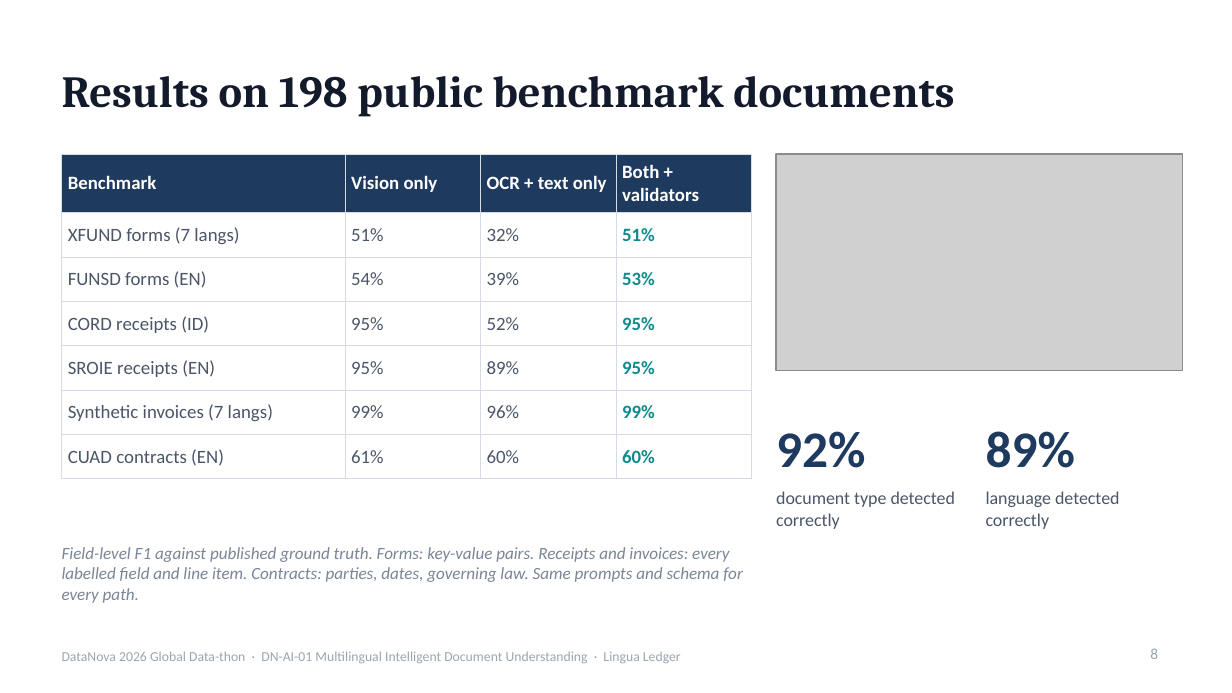
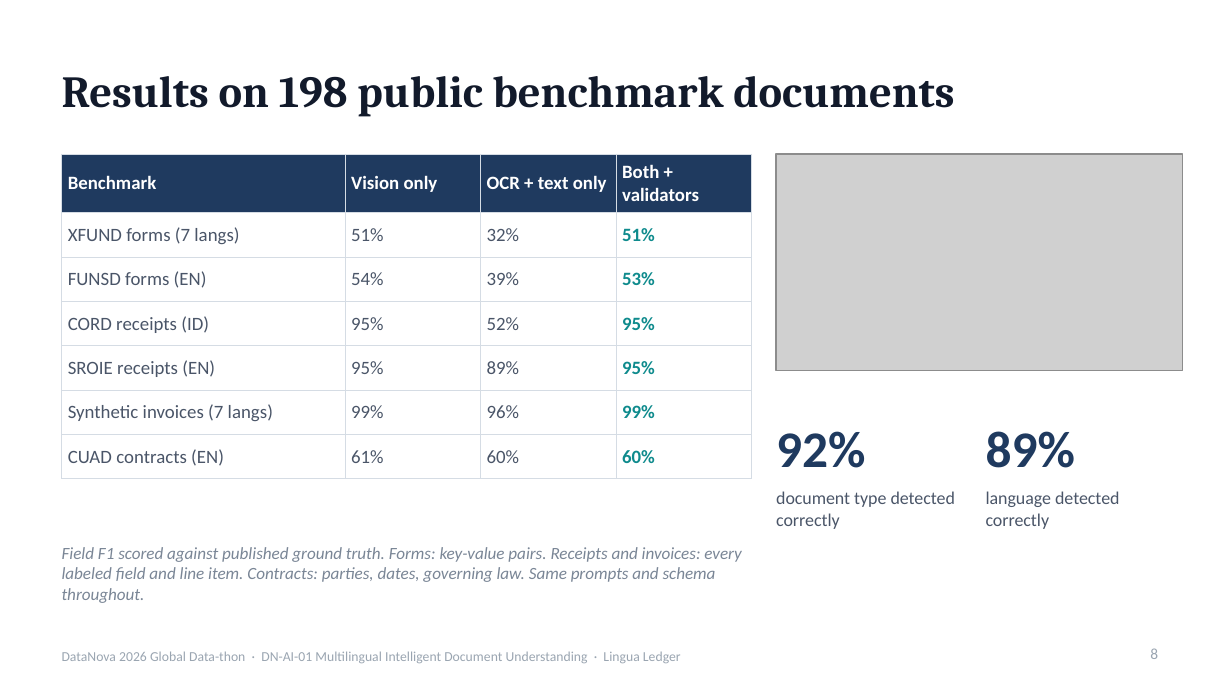
Before and after one commit to rishavnaskar/lingua-ledger, a slide deck: slide 8 of deck/LinguaLedger-DataNova2026-Round1.pptx. Drawn at 1232x693 pixels with LibreOffice and Linux fonts; fonts in the diff are those of the drawing; grey boxes stand for pictures. Boxes give left, top, right and bottom in pixels: in the first picture for what was removed or moved away, otherwise in the second. Text is boxed around its words. In the diff, an @@ line names an element or a change of style, - is before the commit and + after.

```diff
--- a/deck/LinguaLedger-DataNova2026-Round1.pptx
+++ b/deck/LinguaLedger-DataNova2026-Round1.pptx
@@ text at bbox=[62, 547, 741, 603]: text changed @@
-Field-level F1 against published ground truth. Forms: key-value pairs. Receipts and invoices: every labelled field and line item. Contracts: parties, dates, governing law. Same prompts and schema for every path.
+Field F1 scored against published ground truth. Forms: key-value pairs. Receipts and invoices: every labeled field and line item. Contracts: parties, dates, governing law. Same prompts and schema throughout.
```
Also in this commit, not shown: 12 other slides changed, 2 other files.
